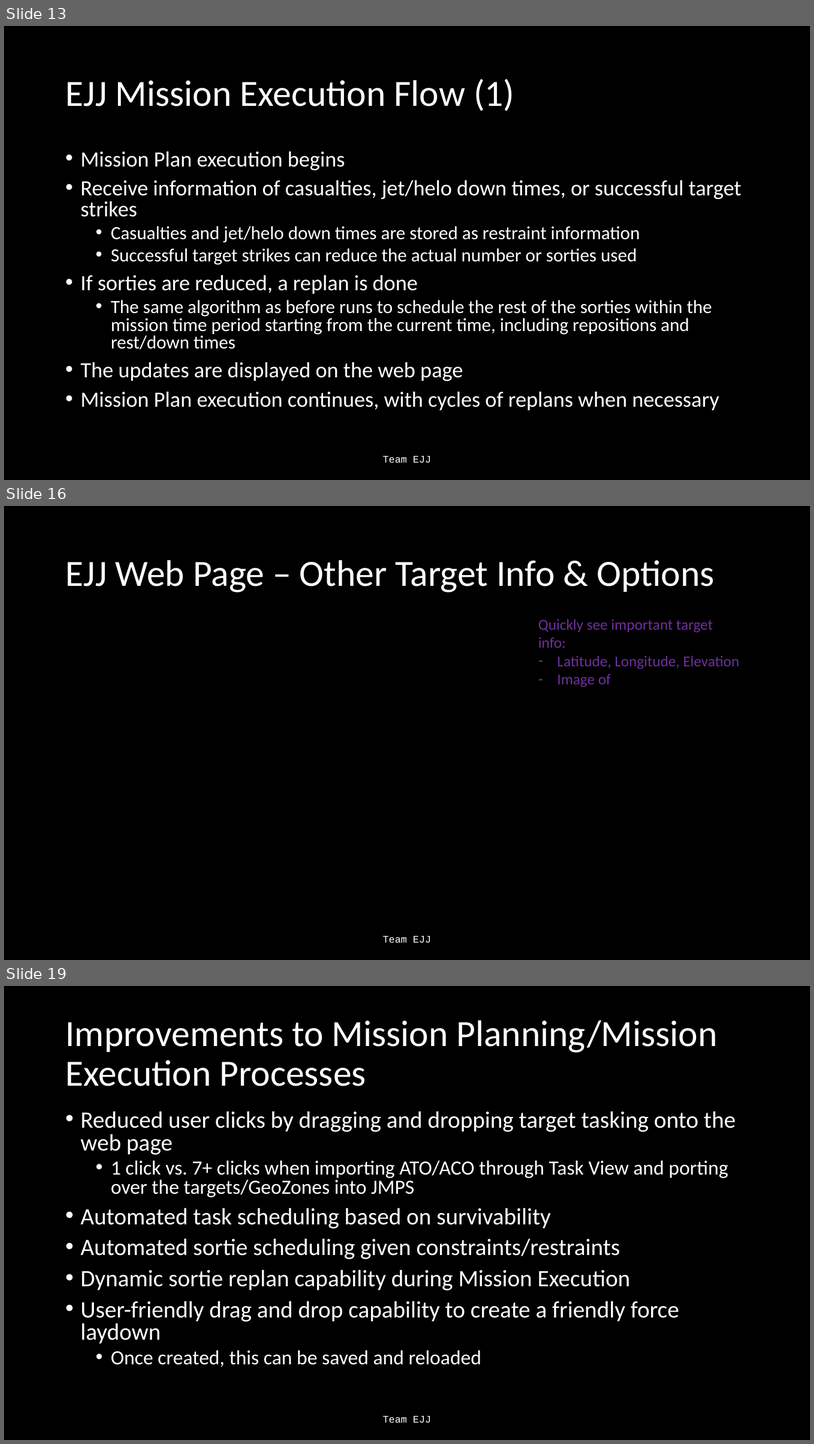
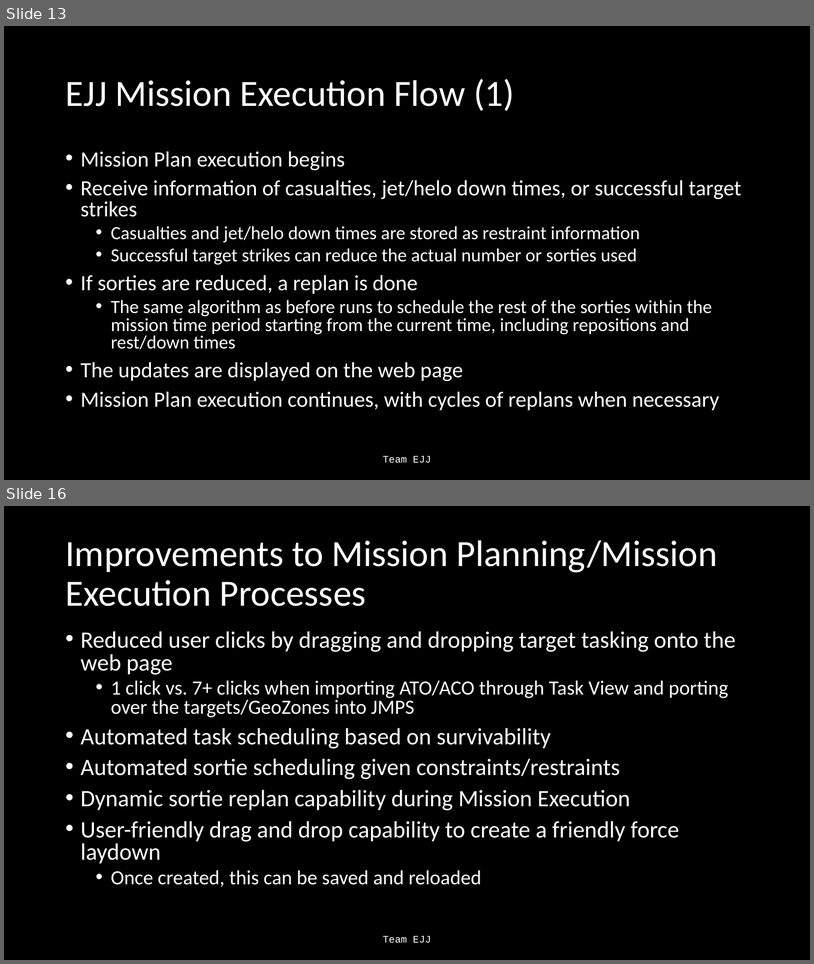
Before and after one commit to Jonathan805/RestrictedPlanning, a slide deck: TeamEJJ.pptx. Shown one above the other, each under a label of ours: slides 13, 16 and 19 before the commit, slides 13 and 16 after it; the slides between them are not shown. The pictures are 814x1444 and 814x964 pixels, drawn with LibreOffice and Linux fonts; fonts in the diff are those of the drawing. Boxes give left, top, right and bottom in pixels: in the first picture for what was removed or moved away, otherwise in the second. Text is boxed around its words. In the diff, an @@ line names an element or a change of style, - is before the commit and + after.

```diff
--- a/TeamEJJ.pptx
+++ b/TeamEJJ.pptx
@@ slide 16 removed at (4,506,810,960), background #000000 @@
@@ title removed at (65,560,715,592) @@
-EJJ Web Page – Other Target Info & Options
@@ text removed at (539,619,740,687) @@
-Quickly see important target info:
-– Latitude, Longitude, Elevation
-– Image of
@@ text removed at (383,936,431,942) @@
-Team EJJ
@@ what was slide 19 is now slide 16 @@
```
Also in this commit, not shown: 4 slides changed, 2 other slides removed, 1 other file.
